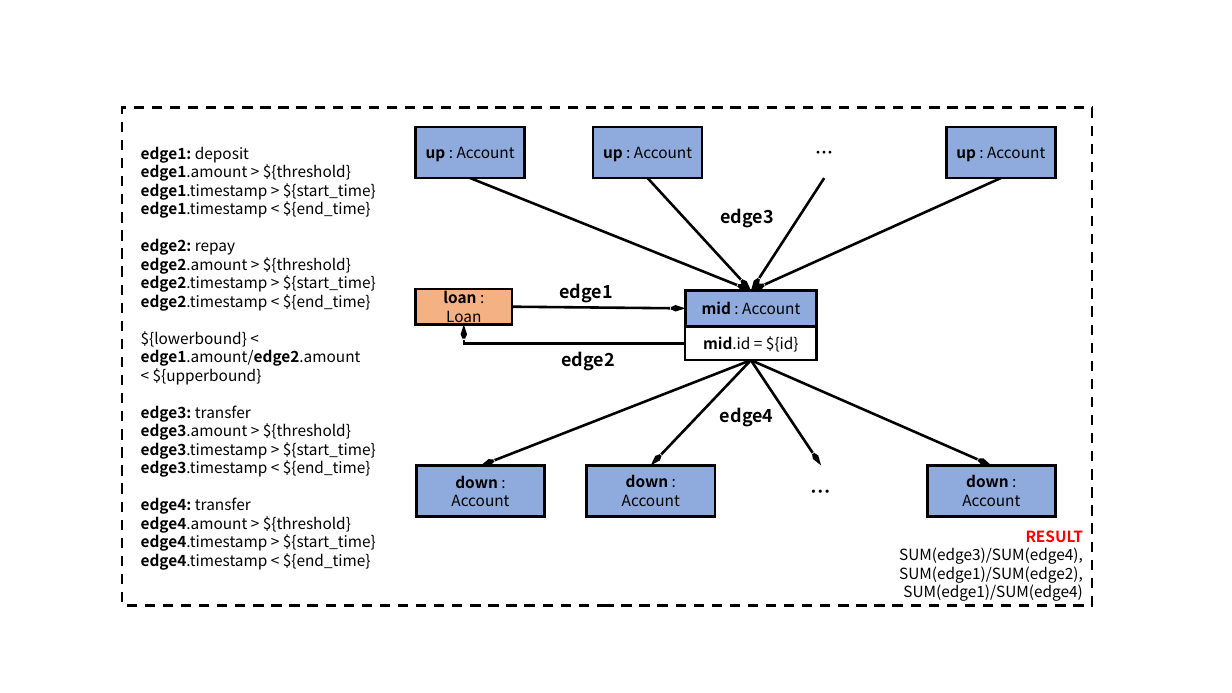
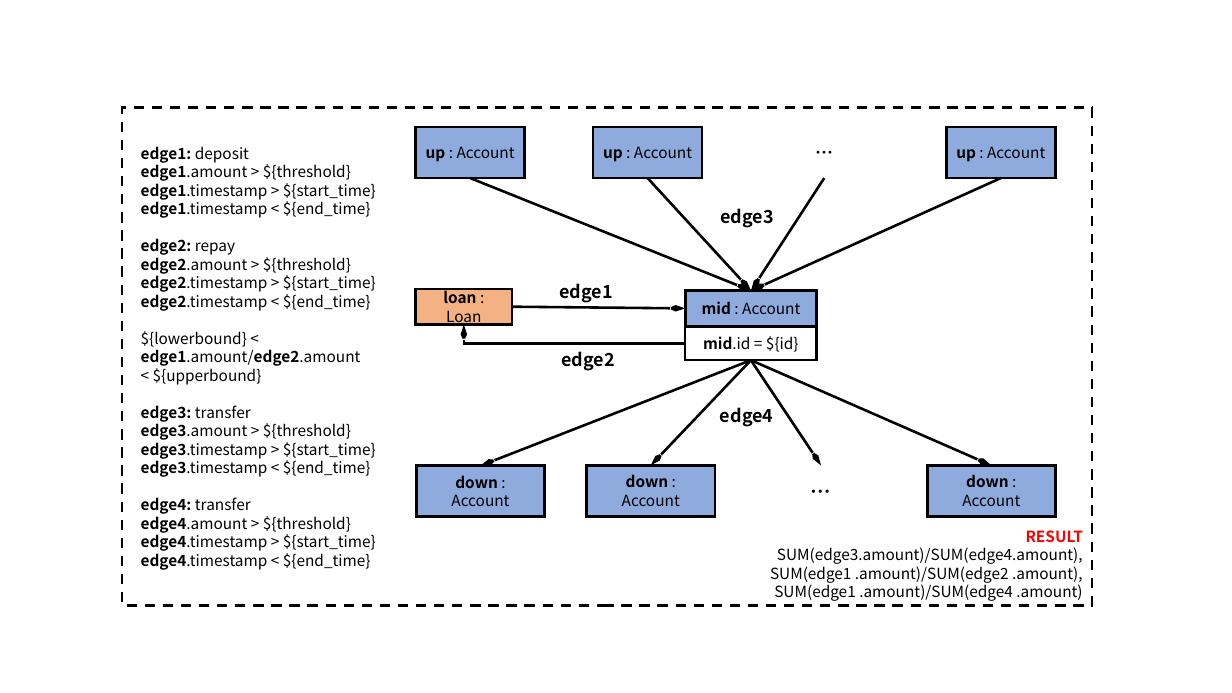
Before and after one commit to ldbc/ldbc_finbench_docs, a slide deck: slide 9 of patterns/transaction-complex-read.pptx. Drawn at 1232x693 pixels with LibreOffice and Linux fonts; fonts in the diff are those of the drawing. Boxes give left, top, right and bottom in pixels: in the first picture for what was removed or moved away, otherwise in the second. Text is boxed around its words. In the diff, an @@ line names an element or a change of style, - is before the commit and + after.

```diff
--- a/patterns/transaction-complex-read.pptx
+++ b/patterns/transaction-complex-read.pptx
@@ text in rectangle at bbox=[770, 547, 1083, 601]: text changed @@
-SUM(edge3)/SUM(edge4),
-SUM(edge1)/SUM(edge2),
-SUM(edge1)/SUM(edge4)
+SUM(edge3.amount)/SUM(edge4.amount),
+SUM(edge1 .amount)/SUM(edge2 .amount),
+SUM(edge1 .amount)/SUM(edge4 .amount)
```
Also in this commit, not shown: 2 other slides changed, 18 other files.
